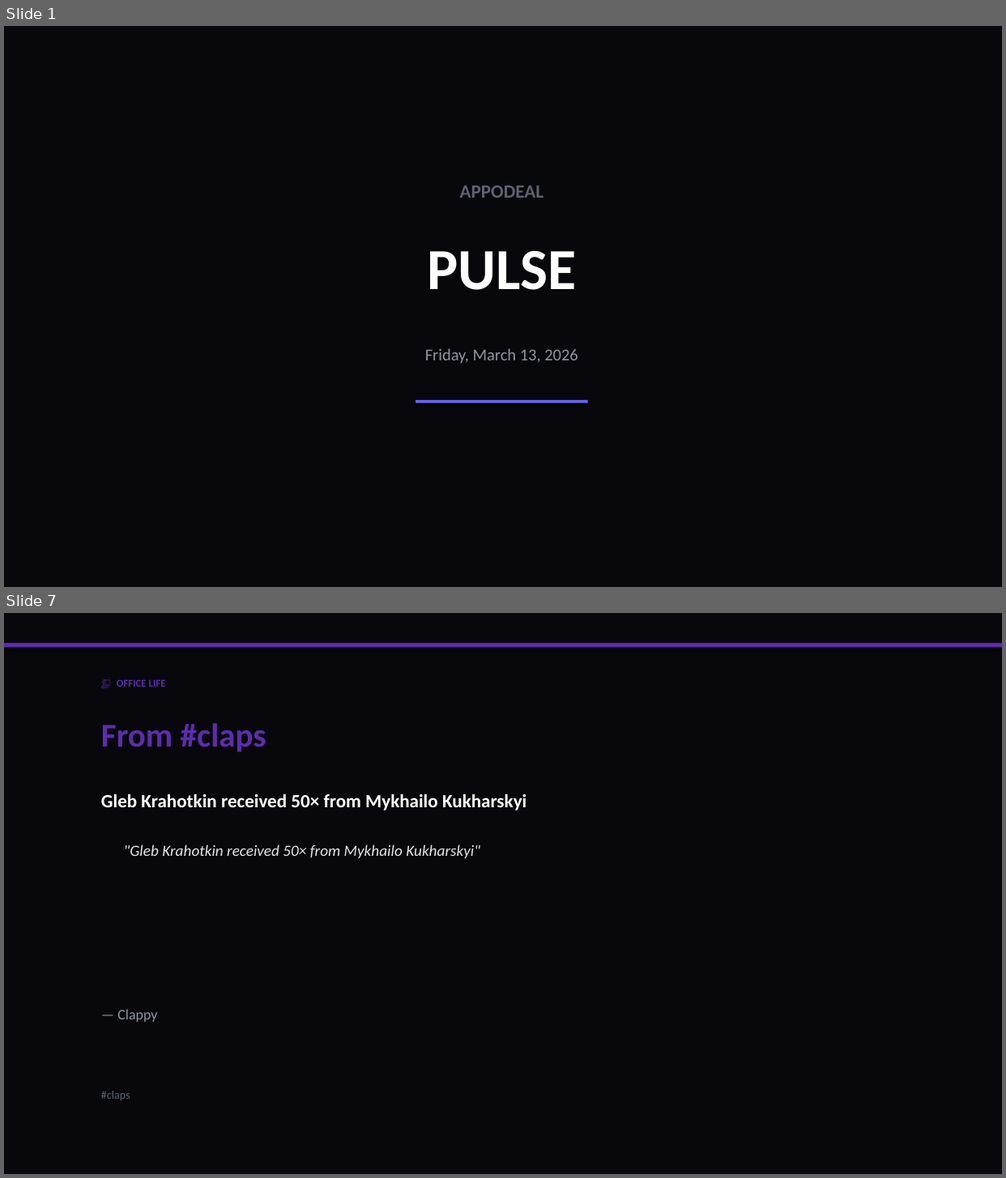
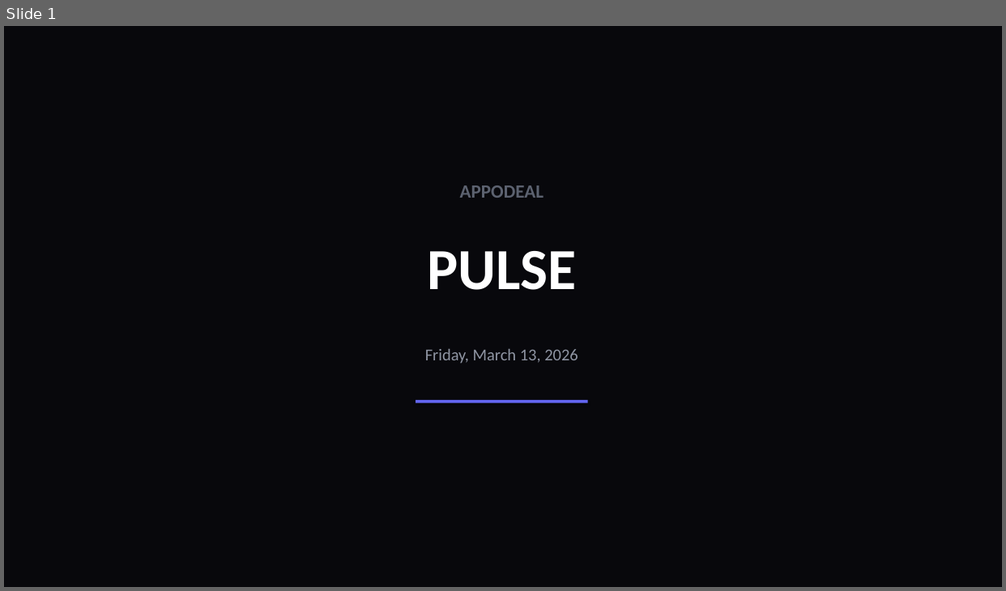
Before and after one commit to liliyagarifullina-maker/appodeal-pulse, a slide deck: data/archive/pulse_2026-03-13.pptx. Shown one above the other, each under a label of ours: slides 1 and 7 before the commit, slide 1 after it; the slides between them are not shown. The pictures are 1006x1178 and 1006x591 pixels, drawn with LibreOffice and Linux fonts; fonts in the diff are those of the drawing. Boxes give left, top, right and bottom in pixels: in the first picture for what was removed or moved away, otherwise in the second. Text is boxed around its words. In the diff, an @@ line names an element or a change of style, - is before the commit and + after.

```diff
--- a/data/archive/pulse_2026-03-13.pptx
+++ b/data/archive/pulse_2026-03-13.pptx
@@ slide 7 removed at (x1=4, y1=613, x2=1002, y2=1174), background #08080C @@
@@ rectangle removed at (x1=4, y1=643, x2=1002, y2=648) @@
@@ text removed at (x1=117, y1=679, x2=166, y2=687) @@
-👏 OFFICE LIFE
@@ text removed at (x1=101, y1=723, x2=266, y2=752) @@
-From #claps
@@ text removed at (x1=101, y1=794, x2=526, y2=811) @@
-Gleb Krahotkin received 50× from Mykhailo Kukharskyi
@@ text removed at (x1=124, y1=845, x2=480, y2=858) @@
-"Gleb Krahotkin received 50× from Mykhailo Kukharskyi"
@@ text removed at (x1=117, y1=1009, x2=157, y2=1022) @@
-— Clappy
@@ text removed at (x1=101, y1=1091, x2=130, y2=1101) @@
-#claps
```
Also in this commit, not shown: 2 slides changed, 21 slides added, 3 other slides removed.
